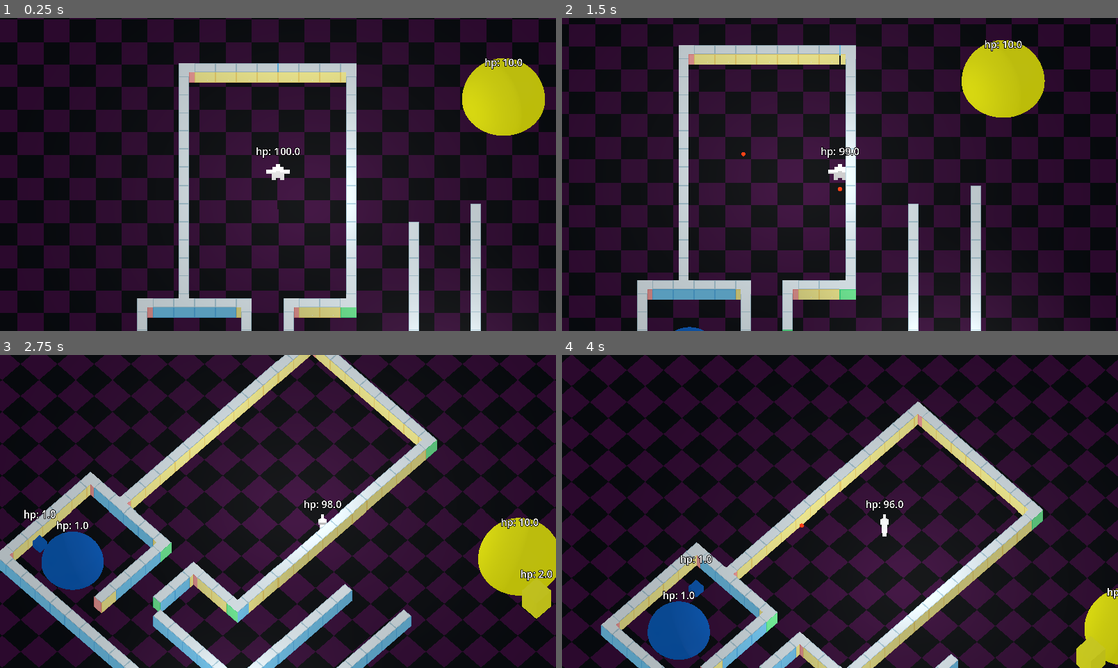
Above: before the commit, frames 1-4 (two rows, left to right).
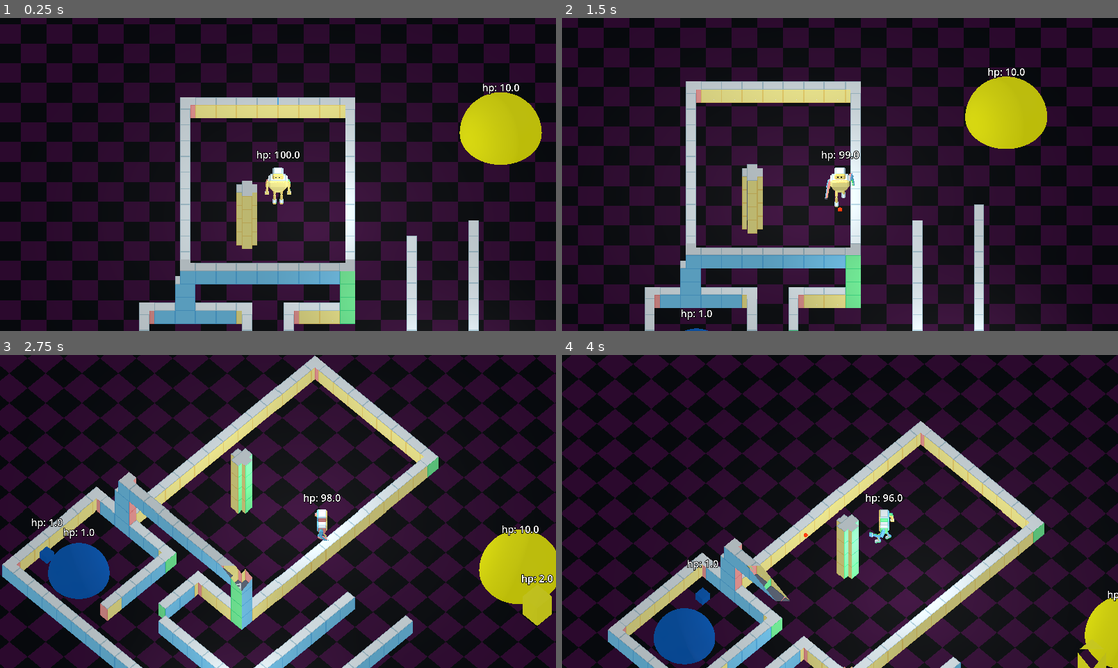
Above: after the commit, the same moments.

Repository: markguinn/kitbash-toy-clash
Game: Godot game, scene res://levels/dev/proto1.tscn
The game is run twice, just before and just after one commit, with the same random seed, the same clock (stepped at 60 frames per second) and the same inputs.
Inputs:
- Up to frame 1 (0.25 s): no input
- Up to frame 2 (1.5 s): hold Right (right) 0.53-1.28 s; hold Z (attack1) 0.53-1.28 s; hold S (down) from 1.28 s (still down); tap X (attack2) at 1.35 s
- Up to frame 3 (2.75 s): release S (down) at 2.03 s; hold Right (right) from 2.03 s (still down); hold Tab (switch_cam) from 2.03 s (still down)
- Up to frame 4 (4 s): release Right (right) at 2.78 s; release Tab (switch_cam) at 2.78 s; hold W (up) 2.78-3.53 s; tap Z (attack1) at 2.85 s; hold Left (left) from 3.53 s (still down); hold X (attack2) from 3.53 s (still down)

The runs differ from the first frame. In frame 1, 56% of the frame differs, in the area x 0-100%, y 0-100%; in frame 2, 58%; in frame 3, 54%; in frame 4, 52%.

Commit message:
add palettes + more exploration around animation and models

Diff:
--- a/globals/game.gd
+++ b/globals/game.gd
@@ -44,7 +44,6 @@
 	prints("continuing")
 	get_tree().paused = false
 	var player = get_tree().get_first_node_in_group("player")
-	var phb = player.get_node("HurtBox")
 	if last_enemy:
 		var pb = player.get_node("Body")
 		var hurtbox = last_enemy.get_node("HurtBox")
@@ -55,13 +54,13 @@
 			player.get_node("Body/Leg_L").scale *= 2.0
 			player.get_node("Body/Leg_R").scale *= 2.0
 			#player.get_node("Body/Leg_R").mesh.material.albedo_color = body.mesh.material.albedo_color
-		elif hurtbox.armor < phb.armor:
-			phb.armor = hurtbox.armor
+		elif hurtbox.armor < player.life.armor:
+			player.life.armor = player.life.armor
 			pb.mesh.material.albedo_color = body.mesh.material.albedo_color
 	for n in get_tree().get_nodes_in_group("enemies"):
 		# TODO: probably by distance?
 		n.queue_free()
-	phb.hp = phb.starting_hp
+	player.life.hp = player.life.starting_hp
 	get_tree().get_first_node_in_group("confirm_dlg").hide()
 
 
--- /dev/null
+++ b/levels/dev/blockbench_export.tscn
@@ -0,0 +1,9 @@
+[gd_scene format=3 uid="uid://bmouaqs4aywvp"]
+
+[ext_resource type="PackedScene" uid="uid://bhns86es30xc7" path="res://_source_assets/test2.gltf" id="1_p3a8r"]
+
+[node name="blockbench_export" unique_id=933123749 instance=ExtResource("1_p3a8r")]
+
+[node name="Skeleton3D" parent="armature" parent_id_path=PackedInt32Array(1412931119) index="0" unique_id=1216477210]
+bones/3/rotation = Quaternion(-0.024038933, -0.029707666, -0.9225271, 0.3840356)
+bones/5/rotation = Quaternion(-0.01756831, 0.03992461, 0.91443956, 0.40236515)
--- /dev/null
+++ b/levels/dev/blockbench_export2.tscn
@@ -0,0 +1,11 @@
+[gd_scene format=3 uid="uid://cyqiygoannuhw"]
+
+[ext_resource type="PackedScene" uid="uid://de7on2urvyvaj" path="res://_source_assets/test3.gltf" id="1_533do"]
+
+[node name="blockbench_export" unique_id=712910680 instance=ExtResource("1_533do")]
+
+[node name="Skeleton3D" parent="armature" parent_id_path=PackedInt32Array(842524657) index="0" unique_id=1846630260]
+bones/3/rotation = Quaternion(-0.024038933, -0.029707666, -0.9225271, 0.3840356)
+bones/4/rotation = Quaternion(-0.1420531, 0, 0, 0.9898591)
+bones/5/rotation = Quaternion(-0.01756831, 0.03992461, 0.91443956, 0.40236515)
+bones/6/rotation = Quaternion(-0.2812251, 0, 0, 0.95964193)
--- /dev/null
+++ b/levels/dev/pixel_test.gdshader
@@ -0,0 +1,133 @@
+shader_type canvas_item;
+
+// Variables in Godot shader strats with "uniform"
+// This is a two-dimensional vector: vec2
+// This variable tells us how many pixels we want there to be in our pixel art.
+// I give it a default of 64x64
+uniform vec2 pixel_count = vec2(64.0);
+
+void fragment()
+{
+	// UV is a relative 2D coordinate inside a texture. It tells every pixel which color it should display.
+	// "UV" is the original, unmodified UV parameter provided by Godot. We want to modify it, so we created our own "uv".
+	// Upscale "uv" by pixel count, floor the result, then downscale it by pixel count.
+	// This is a very common technique when making pixel shaders.
+	vec2 uv = UV;
+	uv *= pixel_count;
+	uv = floor(uv);
+	uv = uv / pixel_count;
+
+	// COLOR parameter is provided by Godot. If we modify it, we control what color is displayed by each pixel.
+	// We use a "texture" function to sample colors from "TEXTURE" parameter.
+	// "TEXTURE" is another parameter provided by Godot. In this case, it points to our SubViewport texture.
+	// We sample "TEXTURE" using the modified "uv", so that the sampled color is pixel art.
+	COLOR = texture(TEXTURE, uv);
+}
+
+//shader_type spatial;
+//render_mode unshaded;
+//
+//// MIT License. Made by Leo Peltola
+//// Inspired by https://threejs.org/examples/webgl_postprocessing_pixel.html
+//
+//uniform sampler2D DEPTH_TEXTURE : hint_depth_texture, filter_linear_mipmap;
+//uniform sampler2D SCREEN_TEXTURE : hint_screen_texture, filter_linear_mipmap;
+//uniform sampler2D NORMAL_TEXTURE : hint_normal_roughness_texture, filter_nearest;
+//
+//uniform bool shadows_enabled = true;
+//uniform bool highlights_enabled = true;
+//uniform float shadow_strength : hint_range(0.0, 1.0, 0.01) = 0.4;
+//uniform float highlight_strength : hint_range(0.0, 1.0, 0.01) = 0.1;
+//uniform vec3 highlight_color : source_color = vec3(1.);
+//uniform vec3 shadow_color : source_color = vec3(0.0);
+//
+//varying mat4 model_view_matrix;
+//
+//
+//float getDepth(vec2 screen_uv, sampler2D depth_texture, mat4 inv_projection_matrix){
+////	Credit: https://godotshaders.com/shader/depth-modulated-pixel-outline-in-screen-space/
+	//float raw_depth = texture(depth_texture, screen_uv)[0];
+	//vec3 normalized_device_coordinates = vec3(screen_uv * 2.0 - 1.0, raw_depth);
+    //vec4 view_space = inv_projection_matrix * vec4(normalized_device_coordinates, 1.0);
+	//view_space.xyz /= view_space.w;
+	//return -view_space.z;
+//}
+//
+//vec3 getPos(float depth, mat4 mvm, mat4 ipm, vec2 suv, mat4 wm, mat4 icm){
+  //vec4 pos = inverse(mvm) * ipm * vec4((suv * 2.0 - 1.0), depth * 2.0 - 1.0, 1.0);
+  //pos.xyz /= (pos.w+0.0001*(1.-abs(sign(pos.w))));
+  //return (pos*icm).xyz+wm[3].xyz;
+//}
+//
+//float normalIndicator(vec3 normalEdgeBias, vec3 baseNormal, vec3 newNormal, float depth_diff){
+	//// Credit: https://threejs.org/examples/webgl_postprocessing_pixel.html
+	//float normalDiff = dot(baseNormal - newNormal, normalEdgeBias);
+	//float normalIndicator = clamp(smoothstep(-.01, .01, normalDiff), 0.0, 1.0);
+	//float depthIndicator = clamp(sign(depth_diff * .25 + .0025), 0.0, 1.0);
+	//return (1.0 - dot(baseNormal, newNormal)) * depthIndicator * normalIndicator;
+//}
+//
+//void vertex(){
+    //model_view_matrix = VIEW_MATRIX * mat4(INV_VIEW_MATRIX[0], INV_VIEW_MATRIX[1], INV_VIEW_MATRIX[2], MODEL_MATRIX[3]);
+//}
+//
+//void fragment() {
+	//vec2 e = vec2(1./VIEWPORT_SIZE.xy);
+	//
+////	Shadows
+	//float depth_diff = 0.0;
+	//float neg_depth_diff = .5;
+	//if (shadows_enabled) {
+		//float depth = getDepth(SCREEN_UV, DEPTH_TEXTURE, INV_PROJECTION_MATRIX);
+		//float du = getDepth(SCREEN_UV+vec2(0., -1.)*e, DEPTH_TEXTURE, INV_PROJECTION_MATRIX);
+		//float dr = getDepth(SCREEN_UV+vec2(1., 0.)*e, DEPTH_TEXTURE, INV_PROJECTION_MATRIX);
+		//float dd = getDepth(SCREEN_UV+vec2(0., 1.)*e, DEPTH_TEXTURE, INV_PROJECTION_MATRIX);
+		//float dl = getDepth(SCREEN_UV+vec2(-1., 0.)*e, DEPTH_TEXTURE, INV_PROJECTION_MATRIX);
+		//depth_diff += clamp(du - depth, 0., 1.);
+		//depth_diff += clamp(dd - depth, 0., 1.);
+		//depth_diff += clamp(dr - depth, 0., 1.);
+		//depth_diff += clamp(dl - depth, 0., 1.);
+		//neg_depth_diff += depth - du;
+		//neg_depth_diff += depth - dd;
+		//neg_depth_diff += depth - dr;
+		//neg_depth_diff += depth - dl;
+		//neg_depth_diff = clamp(neg_depth_diff, 0., 1.);
+		//neg_depth_diff = clamp(smoothstep(0.5, 0.5, neg_depth_diff)*10., 0., 1.);
+		//depth_diff = smoothstep(0.2, 0.3, depth_diff);
+////		ALBEDO = vec3(neg_depth_diff);
+	//}
+	//
+////	Highlights
+	//float normal_diff = 0.;
+	//if (highlights_enabled) {
+		//vec3 normal = texture(NORMAL_TEXTURE, SCREEN_UV).rgb * 2.0 - 1.0;
+		//vec3 nu = texture(NORMAL_TEXTURE, SCREEN_UV+vec2(0., -1.)*e).rgb * 2.0 - 1.0;
+		//vec3 nr = texture(NORMAL_TEXTURE, SCREEN_UV+vec2(1., 0.)*e).rgb * 2.0 - 1.0;
+		//vec3 nd = texture(NORMAL_TEXTURE, SCREEN_UV+vec2(0., 1.)*e).rgb * 2.0 - 1.0;
+		//vec3 nl = texture(NORMAL_TEXTURE, SCREEN_UV+vec2(-1., 0.)*e).rgb * 2.0 - 1.0;
+		//vec3 normal_edge_bias = (vec3(1., 1., 1.));
+		//normal_diff += normalIndicator(normal_edge_bias, normal, nu, depth_diff);
+		//normal_diff += normalIndicator(normal_edge_bias, normal, nr, depth_diff);
+		//normal_diff += normalIndicator(normal_edge_bias, normal, nd, depth_diff);
+		//normal_diff += normalIndicator(normal_edge_bias, normal, nl, depth_diff);
+		//normal_diff = smoothstep(0.2, 0.8, normal_diff);
+		//normal_diff = clamp(normal_diff-neg_depth_diff, 0., 1.);
+////		ALBEDO = vec3(normal_diff);
+	//}
+	//
+//
+	//vec3 original_color = texture(SCREEN_TEXTURE, SCREEN_UV).rgb;
+	//vec3 final_highlight_color = mix(original_color, highlight_color, highlight_strength);
+	//vec3 final_shadow_color = mix(original_color, shadow_color, shadow_strength);
+	//vec3 final = original_color;
+	//if (highlights_enabled) {
+		//final = mix(final, final_highlight_color, normal_diff);
+	//}
+	//if (shadows_enabled) {
+		//final = mix(final, final_shadow_color, depth_diff);
+	//}
+	//ALBEDO = final;
+//
+	//float alpha_mask = depth_diff * float(shadows_enabled) + normal_diff * float(highlights_enabled);
+	//ALPHA = clamp((alpha_mask) * 5., 0., 1.);
+//}
--- /dev/null
+++ b/levels/dev/pixel_test.tscn
@@ -0,0 +1,29 @@
+[gd_scene format=3 uid="uid://cuaqrnhkiwjwm"]
+
+[ext_resource type="PackedScene" uid="uid://ctjamigafagl3" path="res://levels/dev/proto1.tscn" id="1_ukvbq"]
+[ext_resource type="Shader" uid="uid://wcccssdphxi1" path="res://levels/dev/pixel_test.gdshader" id="2_e0l8i"]
+
+[sub_resource type="ShaderMaterial" id="ShaderMaterial_ukvbq"]
+shader = ExtResource("2_e0l8i")
+shader_parameter/pixel_count = Vector2(320, 240)
+
+[sub_resource type="ViewportTexture" id="ViewportTexture_iynve"]
+viewport_path = NodePath("SubViewport")
+
+[node name="PixelTest" type="CanvasLayer" unique_id=1456893750]
+
+[node name="SubViewport" type="SubViewport" parent="." unique_id=1054631763]
+size = Vector2i(960, 540)
+
+[node name="PrototypeLevel" parent="SubViewport" unique_id=525915082 instance=ExtResource("1_ukvbq")]
+
+[node name="TextureRect" type="TextureRect" parent="." unique_id=2116150727]
+material = SubResource("ShaderMaterial_ukvbq")
+anchors_preset = 15
+anchor_right = 1.0
+anchor_bottom = 1.0
+grow_horizontal = 2
+grow_vertical = 2
+texture = SubResource("ViewportTexture_iynve")
+expand_mode = 3
+stretch_mode = 4
--- a/levels/dev/proto1.tscn
+++ b/levels/dev/proto1.tscn
@@ -47,9 +47,9 @@
 transform = Transform3D(1, 0, 0, 0, 1, 0, 0, 0, 1, 0, -1, 0)
 mesh_library = ExtResource("2_sxqe5")
 data = {
-"cells": PackedInt32Array(3, 2, 1048577, 3, 65531, 1048577,  …(1521 unchanged characters)… 77, 65529, 13, 655363, 65529, 7, 1048579)
+"cells": PackedInt32Array(3, 2, 1048577, 3, 65531, 1048577,  …(1521 unchanged characters)… 77, 65529, 13, 655363, 65529, 7, 1048579, 65534, 2, 0, 131070, 2, 0, 196606, 2, 0, 262142, 2, 0, 131067, 7, 655362, 196603, 7, 655362, 65539, 7, 1441795, 131075, 7, 1441795, 196611, 7, 1441795, 262139, 7, 655363, 196610, 7, 655361, 196609, 7, 655361, 196608, 7, 655361, 262143, 7, 655361, 262141, 7, 655361, 262142, 7, 655361, 262140, 7, 655361)
 }
-metadata/_editor_floor_ = Vector3(0, 0, 0)
+metadata/_editor_floor_ = Vector3(0, 3, 0)
 
 [node name="OmniLight3D" type="OmniLight3D" parent="." unique_id=778568237]
 transform = Transform3D(1, 0, 0, 0, 1, 0, 0, 0, 1, 2.6697567, 8.067001, 3.076548)
@@ -68,15 +68,16 @@
 transform = Transform3D(1, 0, 0, 0, 1, 0, 0, 0, 1, 0, 1, 0)
 
 [node name="CamOrtho45" type="Camera3D" parent="Player" unique_id=771552401]
-transform = Transform3D(0.70710677, -0.61237246, 0.35355335, 0, 0.49999997, 0.86602545, -0.70710677, -0.61237246, 0.35355335, 0, 10, 6)
+transform = Transform3D(0.7071067, -0.579228, 0.4055798, 0, 0.57357645, 0.81915206, -0.7071067, -0.579228, 0.4055798, 0, 10, 6)
 projection = 1
-size = 30.0
+size = 30.389
+near = 0.005
 metadata/_edit_lock_ = true
 
 [node name="CamOrthoStraight" type="Camera3D" parent="Player" unique_id=1087218669]
-transform = Transform3D(1, 0, 0, 0, 0.49999997, 0.86602545, 0, -0.86602545, 0.49999997, 0, 10, 6)
+transform = Transform3D(1, 0, 0, 0, 0.64278764, 0.76604444, 0, -0.76604444, 0.64278764, 0, 15, 10)
 projection = 1
-size = 30.0
+size = 30.382
 metadata/_edit_lock_ = true
 
 [node name="CamFrustrum" type="Camera3D" parent="Player" unique_id=449395750]
--- /dev/null
+++ b/levels/dev/test2.tscn
@@ -0,0 +1,12 @@
+[gd_scene format=3 uid="uid://d1axst16r1e33"]
+
+[ext_resource type="PackedScene" uid="uid://bhns86es30xc7" path="res://_source_assets/test2.gltf" id="1_lxo30"]
+[ext_resource type="PackedScene" uid="uid://de7on2urvyvaj" path="res://_source_assets/test3.gltf" id="2_j8y8q"]
+
+[node name="Node3D" type="Node3D" unique_id=956288135]
+
+[node name="blockbench_export" parent="." unique_id=933123749 instance=ExtResource("1_lxo30")]
+transform = Transform3D(1, 0, 0, 0, 1, 0, 0, 0, 1, 0.07964349, 0, 0.7391839)
+
+[node name="blockbench_export2" parent="." unique_id=712910680 instance=ExtResource("2_j8y8q")]
+transform = Transform3D(-0.014445617, 0, 0.99989563, 0, 1, 0, -0.99989563, 0, -0.014445617, -0.8126669, 2.3841858e-07, 3.743601)
--- /dev/null
+++ b/player/generic_temp/temp_player.tscn
@@ -0,0 +1,18 @@
+[gd_scene format=3 uid="uid://cfcdkutfundtu"]
+
+[ext_resource type="PackedScene" uid="uid://p076x5fcyfky" path="res://_source_assets/generic-player/generic_player.gltf" id="1_hslv5"]
+
+[node name="TempPlayer" type="Node3D" unique_id=1195337186]
+
+[node name="blockbench_export" parent="." unique_id=710161177 instance=ExtResource("1_hslv5")]
+
+[node name="left_arm" parent="blockbench_export/root/torso" parent_id_path=PackedInt32Array(710161177, 2078308785) index="2" unique_id=220194549]
+transform = Transform3D(0.043619335, 0.99904823, 0, -0.99904823, 0.043619335, 0, 0, 0, 1, 0.9375, 0.0625, 0)
+
+[node name="right_arm" parent="blockbench_export/root/torso" parent_id_path=PackedInt32Array(710161177, 2078308785) index="3" unique_id=1792509428]
+transform = Transform3D(0.043619335, -0.99904823, 0, 0.99904823, 0.043619335, 0, 0, 0, 1, -0.9375, 0.0625, 0)
+
+[node name="AnimationPlayer" parent="blockbench_export" index="1" unique_id=2060651026]
+autoplay = &"idle"
+
+[editable path="blockbench_export"]
--- a/player/player.gd
+++ b/player/player.gd
@@ -7,6 +7,7 @@
 
 var cur_dir := Vector3(1.0, 0.0, 0.0)
 var cur_cam := 0
+var target_rot: float
 
 @onready var hurt_box: HurtBox = $HurtBox
 @onready var life: Life = $Life
@@ -16,6 +17,8 @@
 	$CamPerspective,
 	$CamFrustrum,
 ]
+@onready var body_mesh: Node3D = $BodyMesh
+@onready var animation_player: AnimationPlayer = $BodyMesh/AnimationPlayer
 
 func _ready() -> void:
 	_set_cam(0)
@@ -35,14 +38,20 @@
 	return dir.rotated(-compensation)
 
 
-func _physics_process(_delta: float) -> void:
+func _physics_process(delta: float) -> void:
 	var dir := _get_input_dir()
 	if dir.length() > 0.0:
 		cur_dir = Vector3(dir.x, 0.0, dir.y)
 		velocity = cur_dir * speed
-		$Body.rotation.y = -dir.angle() - PI / 2.0
+		target_rot = -dir.angle() + PI / 2.0
+		if animation_player.current_animation == "idle":
+			animation_player.play("walk", 0.2)
 	else:
 		velocity = Vector3.ZERO
+		if animation_player.current_animation == "walk":
+			animation_player.play("idle", 0.2)
+	if !is_equal_approx(body_mesh.rotation.y, target_rot):
+		body_mesh.rotation.y = rotate_toward(body_mesh.rotation.y, target_rot, delta * PI * 2.0 / 0.4)
 	move_and_slide()
 
 
--- a/player/player.tscn
+++ b/player/player.tscn
@@ -3,9 +3,12 @@
 [ext_resource type="Script" uid="uid://dw0sh3di51t1p" path="res://player/player.gd" id="1_nvxhs"]
 [ext_resource type="PackedScene" uid="uid://0iap8bwrf2kj" path="res://player/projectile.tscn" id="2_ilk7j"]
 [ext_resource type="Script" uid="uid://dqwtfo8bvm7rb" path="res://common/hurt_box.gd" id="3_ax26v"]
+[ext_resource type="PackedScene" uid="uid://p076x5fcyfky" path="res://_source_assets/generic-player/generic_player.gltf" id="3_qjkh3"]
 [ext_resource type="Script" uid="uid://cy8ptutfeorc6" path="res://common/life.gd" id="4_yw30f"]
 
 [sub_resource type="CapsuleShape3D" id="CapsuleShape3D_iynve"]
+radius = 1.0
+height = 3.7
 
 [sub_resource type="StandardMaterial3D" id="StandardMaterial3D_b1fxm"]
 
@@ -32,7 +35,8 @@
 size = Vector3(0.4, 1, 0.4)
 
 [sub_resource type="CapsuleShape3D" id="CapsuleShape3D_l7t1d"]
-radius = 0.8
+radius = 1.2
+height = 4.0
 
 [node name="Player" type="CharacterBody3D" unique_id=1653260376 groups=["player"]]
 collision_layer = 2
@@ -41,10 +45,30 @@
 projectile_tpl = ExtResource("2_ilk7j")
 
 [node name="CollisionShape3D" type="CollisionShape3D" parent="." unique_id=497236600]
+transform = Transform3D(1, 0, 0, 0, 1, 0, 0, 0, 1, 0, 1, 0)
 shape = SubResource("CapsuleShape3D_iynve")
 debug_color = Color(0, 0.6, 0.69803923, 1)
 
+[node name="BodyMesh" parent="." unique_id=710161177 instance=ExtResource("3_qjkh3")]
+transform = Transform3D(1, 0, 0, 0, 1, 0, 0, 0, 1, 0, 1, 0)
+
+[node name="left_arm" parent="BodyMesh/root/torso" parent_id_path=PackedInt32Array(710161177, 1633050325) index="2" unique_id=1727721815]
+transform = Transform3D(0.043619335, 0.99904823, 0, -0.99904823, 0.043619335, 0, 0, 0, 1, 0.9375, 0.0625, 0)
+
+[node name="left_arm2" parent="BodyMesh/root/torso/left_arm" index="1" unique_id=220300976]
+transform = Transform3D(1, 0, 0, 0, 0.99999994, 0, 0, 0, 1, 0.875, 0, 0)
+
+[node name="right_arm" parent="BodyMesh/root/torso" parent_id_path=PackedInt32Array(710161177, 1633050325) index="3" unique_id=1747752082]
+transform = Transform3D(0.04361933, -0.99904823, 0, 0.9990482, 0.043619335, 0, 0, 0, 0.99999994, -0.9375, 0.0625, 0)
+
+[node name="left_foot" parent="BodyMesh/root/legs/left_leg/left_shin" parent_id_path=PackedInt32Array(710161177, 1856901809) index="1" unique_id=1127940075]
+transform = Transform3D(1, 0, 0, 0, 0.99999994, 0, 0, 0, 0.99999994, 0, -0.9375, 0)
+
+[node name="AnimationPlayer" parent="BodyMesh" index="1" unique_id=1611232282]
+autoplay = &"idle"
+
 [node name="Body" type="MeshInstance3D" parent="." unique_id=2028936697]
+visible = false
 mesh = SubResource("BoxMesh_l7t1d")
 
 [node name="Head" type="MeshInstance3D" parent="Body" unique_id=1222886714]
@@ -74,11 +98,12 @@
 metadata/_custom_type_script = "uid://dqwtfo8bvm7rb"
 
 [node name="CollisionShape3D" type="CollisionShape3D" parent="HurtBox" unique_id=543511750]
+transform = Transform3D(1, 0, 0, 0, 1, 0, 0, 0, 1, 0, 1, 0)
 shape = SubResource("CapsuleShape3D_l7t1d")
 debug_color = Color(0.35837752, 0.61519843, 0.17483082, 0.41960785)
 
 [node name="HealthLabel" type="Label3D" parent="." unique_id=932064038]
-transform = Transform3D(1, 0, 0, 0, 1, 0, 0, 0, 1, 0, 2, 0)
+transform = Transform3D(1, 0, 0, 0, 1, 0, 0, 0, 1, 0, 4.4725904, 0)
 pixel_size = 0.02
 offset = Vector2(0, 50)
 billboard = 1
@@ -95,3 +120,5 @@
 
 [connection signal="dead" from="Life" to="." method="_on_dead"]
 [connection signal="timeout" from="HealthDripTimer" to="." method="_on_health_drip"]
+
+[editable path="BodyMesh"]
--- a/project.godot
+++ b/project.godot
@@ -24,8 +24,8 @@
 
 [display]
 
-window/size/viewport_width=960
-window/size/viewport_height=540
+window/size/viewport_width=1920
+window/size/viewport_height=1080
 window/stretch/mode="viewport"
 window/stretch/aspect="expand"
 
Binary file added: _source_assets/full_palette.aseprite
Not shown, added: _source_assets/generic-player/generic_head.gltf
Not shown, added: _source_assets/generic-player/generic_head.gltf.import
Binary file added: _source_assets/generic-player/generic_head_0.png
Not shown, added: _source_assets/generic-player/generic_head_0.png.import
Not shown, added: _source_assets/generic-player/generic_player.gltf
Not shown, added: _source_assets/generic-player/generic_player.gltf.import
Not shown, added: _source_assets/generic-player/generic_player2.gltf
Not shown, added: _source_assets/generic-player/generic_player2.gltf.import
Binary file added: _source_assets/generic-player/generic_player2_0.png
Not shown, added: _source_assets/generic-player/generic_player2_0.png.import
Binary file added: _source_assets/generic-player/generic_player_0.png
(and 24 more such lines)
